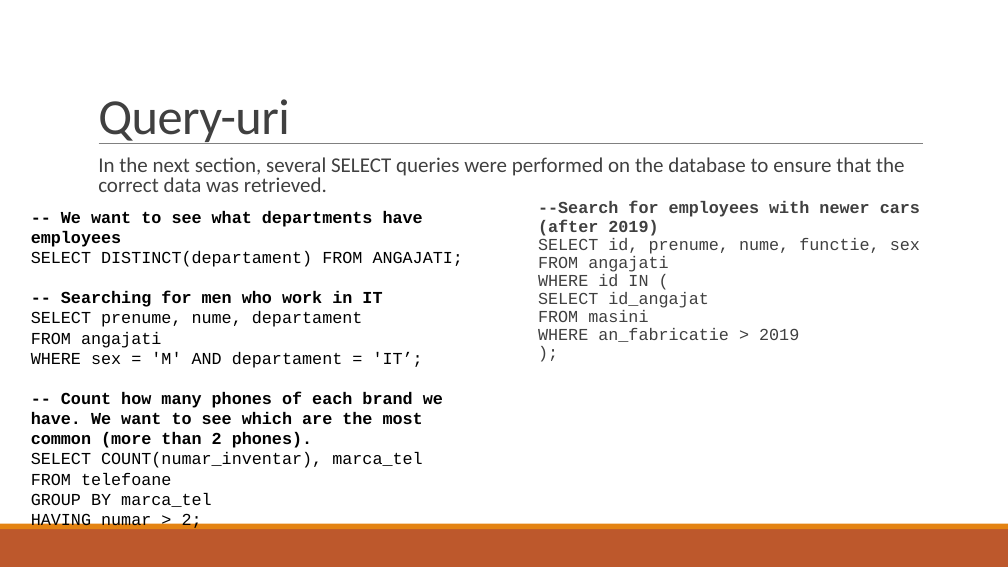
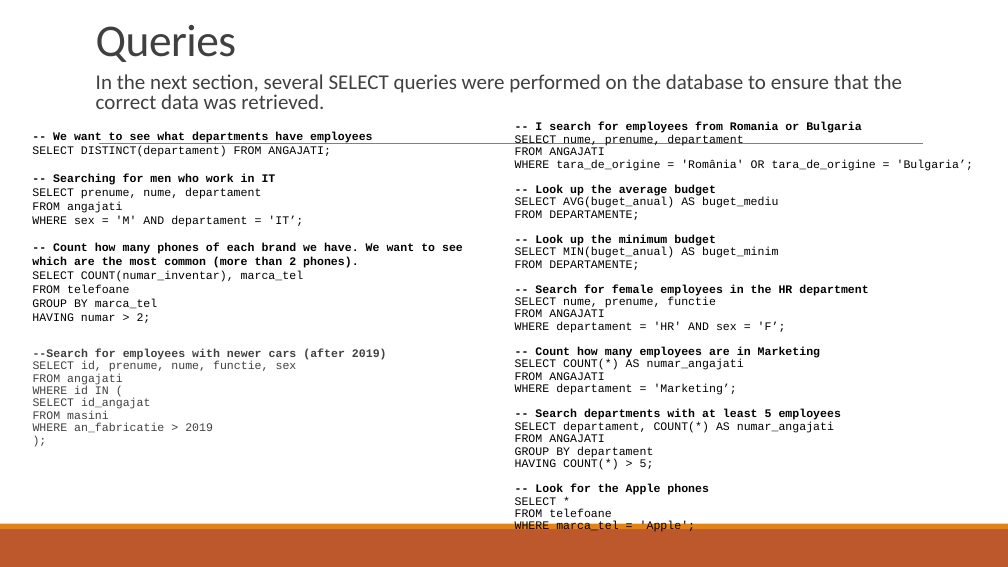
Before and after one commit to StefanG09/Database-Project, a slide deck: slide 11 of Project_EN.pptx. Drawn at 1008x567 pixels with LibreOffice and Linux fonts; fonts in the diff are those of the drawing. Boxes give left, top, right and bottom in pixels: in the first picture for what was removed or moved away, otherwise in the second. Text is boxed around its words. In the diff, an @@ line names an element or a change of style, - is before the commit and + after.

```diff
--- a/Project_EN.pptx
+++ b/Project_EN.pptx
@@ title at box(96, 25, 236, 62): text changed; size 48 to 43.2 pt @@
-Query-uri
+Queries
@@ text "In the next section, several ...": place and size @@
-text "In the next section, several ..." at box(98, 157, 905, 192)
+text "In the next section, several ..." at box(96, 74, 903, 109)
@@ text "-- We want to see ...": place and size @@
-text "-- We want to see ..." at box(31, 211, 463, 530)
+text "-- We want to see ..." at box(32, 132, 463, 323)
@@ text "-- We want to see ..." at box(32, 132, 463, 323): size 16 to 11 pt @@
@@ text added at box(515, 122, 973, 532), 11 pt, text #000000 @@
+  -- I search for employees from Romania or Bulgaria
+  SELECT nume, prenume, departament
+  FROM ANGAJATI
+  WHERE tara_de_origine = 'România' OR tara_de_origine = 'Bulgaria’;
+  -- Look up the average budget
+  SELECT AVG(buget_anual) AS buget_mediu
+  FROM DEPARTAMENTE;
+  -- Look up the minimum budget
+  SELECT MIN(buget_anual) AS buget_minim
+  FROM DEPARTAMENTE;
+  -- Search for female employees in the HR department
+  SELECT nume, prenume, functie
+  FROM ANGAJATI
+  WHERE departament = 'HR' AND sex = 'F’;
+  -- Count how many employees are in Marketing
+  SELECT COUNT(*) AS numar_angajati
+  FROM ANGAJATI
+  WHERE departament = 'Marketing’;
+  -- Search departments with at least 5 employees
+  SELECT departament, COUNT(*) AS numar_angajati
+  FROM ANGAJATI
+  GROUP BY departament
+  HAVING COUNT(*) > 5;
+  -- Look for the Apple phones
+  SELECT *
+  FROM telefoane
+  WHERE marca_tel = 'Apple';
@@ text "--Search for employees with newer ..." at box(33, 348, 387, 433): size 16 to 11 pt @@
@@ text "--Search for employees with newer ...": place and size @@
-text "--Search for employees with newer ..." at box(538, 201, 920, 342)
+text "--Search for employees with newer ..." at box(33, 348, 387, 433)
```
Also in this commit, not shown: 3 other slides changed, 1 other file.
